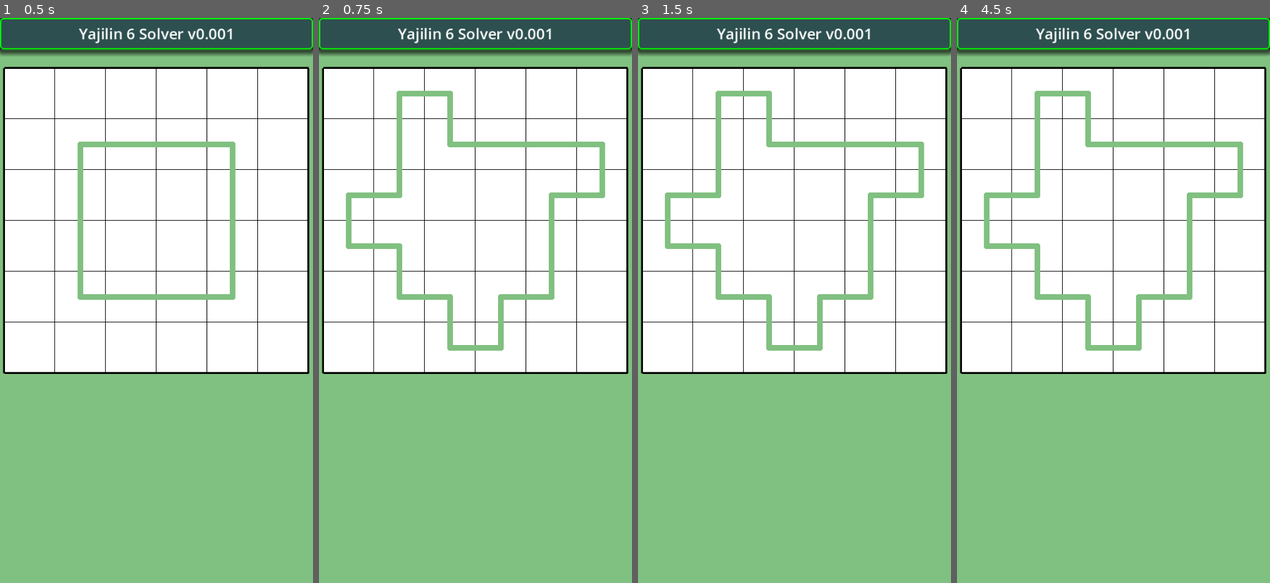
Above: before the commit, frames 1-4 (left to right).
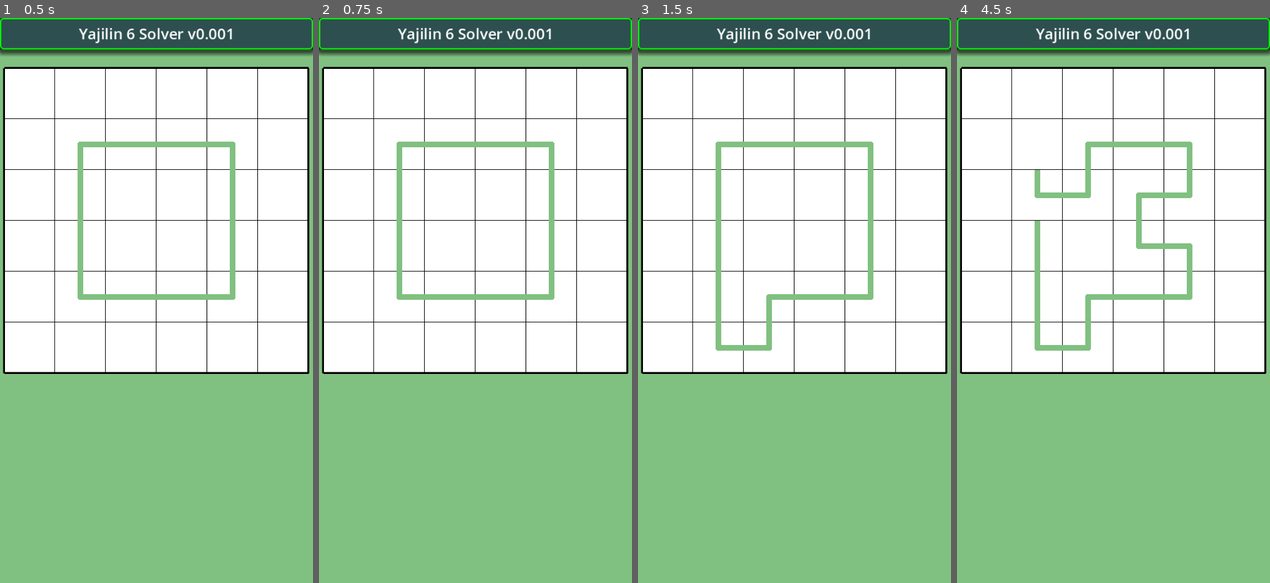
Above: after the commit, the same moments.

Repository: vivisuke/Yajilin6Solver
Game: Godot game, scene res://main.tscn
The game is run twice, just before and just after one commit, with the same random seed, the same clock (stepped at 60 frames per second) and the same inputs.
Inputs (mouse positions are in pixels of both pictures, inside the frame that each line leads up to):
- Up to frame 1 (0.5 s): no input
- Up to frame 2 (0.75 s): tap Enter at 0.5 s; move the mouse to (544, 272) at 0.52 s; click (544, 272) at 0.67 s
- Up to frame 3 (1.5 s): tap Space at 1.25 s; move the mouse to (731, 328) at 1.27 s; click (731, 328) at 1.42 s
- Up to frame 4 (4.5 s): tap Enter at 2, 3.5 s; move the mouse to (1144, 176) at 2.02 s; click (1144, 176) at 2.17 s; tap Space at 2.75, 4.25 s; move the mouse to (1097, 413) at 2.77 s; click (1097, 413) at 2.92 s; move the mouse to (1207, 385) at 3.52 s; click (1207, 385) at 3.67 s; move the mouse to (1019, 215) at 4.27 s; click (1019, 215) at 4.42 s

Frame 1 is identical in both runs. In frame 2, 2.5% of the frame differs, in the area x 8-92%, y 12-59%; in frame 3, 2.7%; in frame 4, 3.5%.
Error after the commit: Invalid access of index '58' on a base object of type: 'Array'. (res://classes/Board6x6.gd:61)

Commit message:
0012 ◎ C 02/15 02/15 0.001│ToDo│Board6x6：ループランダム生成１ステップ

Diff:
--- a/Yajilin6Solver/classes/Board6x6.gd
+++ b/Yajilin6Solver/classes/Board6x6.gd
@@ -18,12 +18,14 @@
 const DOT = 16
 
 var ary_board = []
+var dir_order
 
 func xyToIX(x, y):		# x, y: [0, N_HORZ)
 	return x + (y+1) * ARY_WIDTH
 func is_line(ix) -> bool:
 	return ary_board[ix] > 0
 func _init():
+	dir_order = [LINE_UP, LINE_DOWN, LINE_LEFT, LINE_RIGHT]
 	ary_board.resize(ARY_SIZE)
 	make_loop()
 	#ary_board[xyToIX(0, 0)] = LINE_RIGHT | LINE_DOWN
@@ -69,6 +71,7 @@
 func move_line2_left(ix) -> bool:
 	if ary_board[ix+ARY_WIDTH] != EMPTY || !is_line(ix+1) || !is_line(ix+ARY_WIDTH+1):
 		return false
+	if (ary_board[ix+1] & LINE_DOWN) == 0: return false		# 線分が連続していない場合
 	ary_board[ix] = LINE_RIGHT | LINE_DOWN
 	ary_board[ix+ARY_WIDTH] = LINE_RIGHT | LINE_UP
 	ary_board[ix+1] ^= LINE_LEFT | LINE_DOWN
@@ -79,6 +82,7 @@
 func move_line2_up(ix) -> bool:
 	if ary_board[ix+1] != EMPTY || !is_line(ix+ARY_WIDTH) || !is_line(ix+ARY_WIDTH+1):
 		return false
+	if (ary_board[ix+ARY_WIDTH] & LINE_RIGHT) == 0: return false		# 線分が連続していない場合
 	ary_board[ix] = LINE_RIGHT | LINE_DOWN
 	ary_board[ix+1] = LINE_LEFT | LINE_DOWN
 	ary_board[ix+ARY_WIDTH] ^= LINE_RIGHT | LINE_UP
@@ -89,17 +93,29 @@
 func move_line2_down(ix) -> bool:
 	if ary_board[ix+1] != EMPTY || !is_line(ix-ARY_WIDTH) || !is_line(ix-ARY_WIDTH+1):
 		return false
+	if (ary_board[ix-ARY_WIDTH] & LINE_RIGHT) == 0: return false		# 線分が連続していない場合
 	ary_board[ix] = LINE_RIGHT | LINE_UP
 	ary_board[ix+1] = LINE_LEFT | LINE_UP
 	ary_board[ix-ARY_WIDTH] ^= LINE_RIGHT | LINE_DOWN
 	ary_board[ix-ARY_WIDTH+1] ^= LINE_LEFT | LINE_DOWN
 	return true
-func move_line():
-	move_line2_up(xyToIX(1, 0))
-	move_line2_down(xyToIX(2, 5))
-	move_line2_left(xyToIX(0, 2))
-	move_line2_right(xyToIX(5, 1))
-	move_line2_right(xyToIX(2, 2))
+func move_line(ix) -> bool:
+	dir_order.shuffle()
+	for i in range(dir_order.size()):
+		if dir_order[i] == LINE_UP:
+			if move_line2_up(ix): return true
+		if dir_order[i] == LINE_DOWN:
+			if move_line2_down(ix): return true
+		if dir_order[i] == LINE_LEFT:
+			if move_line2_left(ix): return true
+		if dir_order[i] == LINE_RIGHT:
+			if move_line2_right(ix): return true
+	#move_line2_up(xyToIX(1, 0))
+	#move_line2_down(xyToIX(2, 5))
+	#move_line2_left(xyToIX(0, 2))
+	#move_line2_right(xyToIX(5, 1))
+	#move_line2_right(xyToIX(2, 2))
+	return false
 # Called when the node enters the scene tree for the first time.
 func _ready():
 	pass # Replace with function body.
--- a/Yajilin6Solver/main.tscn
+++ b/Yajilin6Solver/main.tscn
@@ -1,9 +1,12 @@
-[gd_scene load_steps=5 format=3 uid="uid://bgthgx02v541e"]
+[gd_scene load_steps=6 format=3 uid="uid://bgthgx02v541e"]
 
 [ext_resource type="Script" path="res://scripts/main.gd" id="1_jyt1o"]
 [ext_resource type="Script" path="res://scripts/TitleBar.gd" id="1_kqcud"]
 [ext_resource type="Script" path="res://scripts/Grid.gd" id="2_rcw08"]
 [ext_resource type="Script" path="res://scripts/LineLayer.gd" id="3_p6ymd"]
+
+[sub_resource type="TileSet" id="TileSet_wovur"]
+tile_size = Vector2i(81, 81)
 
 [node name="Main" type="Node2D"]
 script = ExtResource("1_jyt1o")
@@ -35,6 +38,7 @@
 offset_bottom = 566.0
 
 [node name="TileMap" type="TileMap" parent="Board"]
+tile_set = SubResource("TileSet_wovur")
 format = 2
 
 [node name="Grid" type="ColorRect" parent="Board"]
--- a/Yajilin6Solver/scripts/main.gd
+++ b/Yajilin6Solver/scripts/main.gd
@@ -1,8 +1,16 @@
 extends Node2D
+
+const N_HORZ = 6
+const N_VERT = 6
+const ARY_WIDTH = N_HORZ + 1
+const ARY_HEIGHT = N_VERT + 2
+const ARY_SIZE = ARY_WIDTH * ARY_HEIGHT
 
 var CBoard6x6 = preload("res://classes/Board6x6.gd")
 var bd
 
+func xyToIX(x, y):		# x, y: [0, N_HORZ)
+	return x + (y+1) * ARY_WIDTH
 func _ready():
 	bd = CBoard6x6.new()
 	$Board/LineLayer.ary_board = bd.ary_board
@@ -11,7 +19,9 @@
 
 func _input(event):
 	if event is InputEventMouseButton && event.is_pressed():
-		bd.move_line()
+		var mp = $Board/TileMap.local_to_map($Board/TileMap.get_local_mouse_position())
+		print(mp)
+		bd.move_line(xyToIX(mp[0], mp[1]))
 		$Board/LineLayer.queue_redraw()
 
 func _process(delta):
Not shown, changed: Yajilin6Solver.spr
